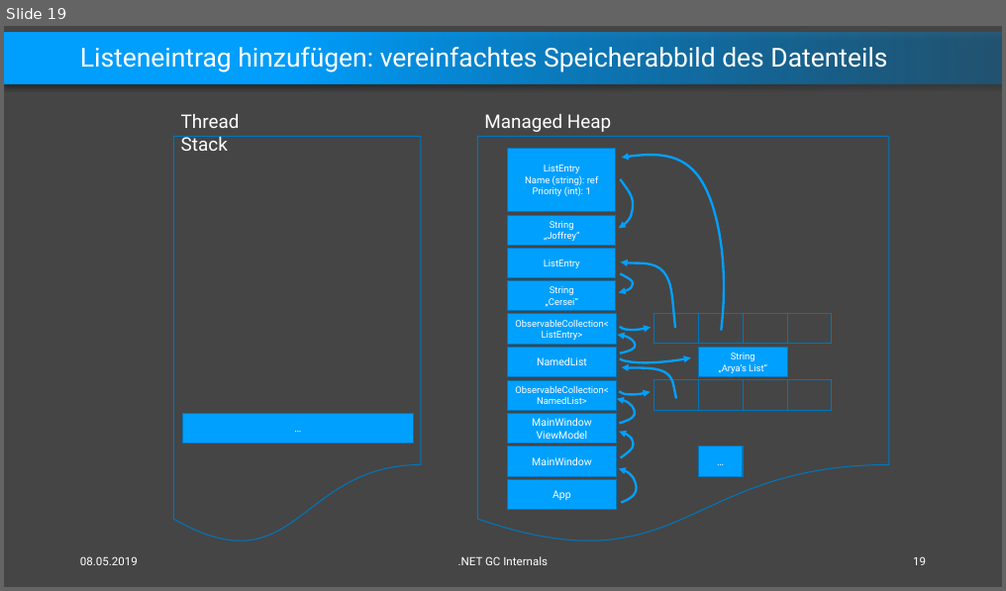
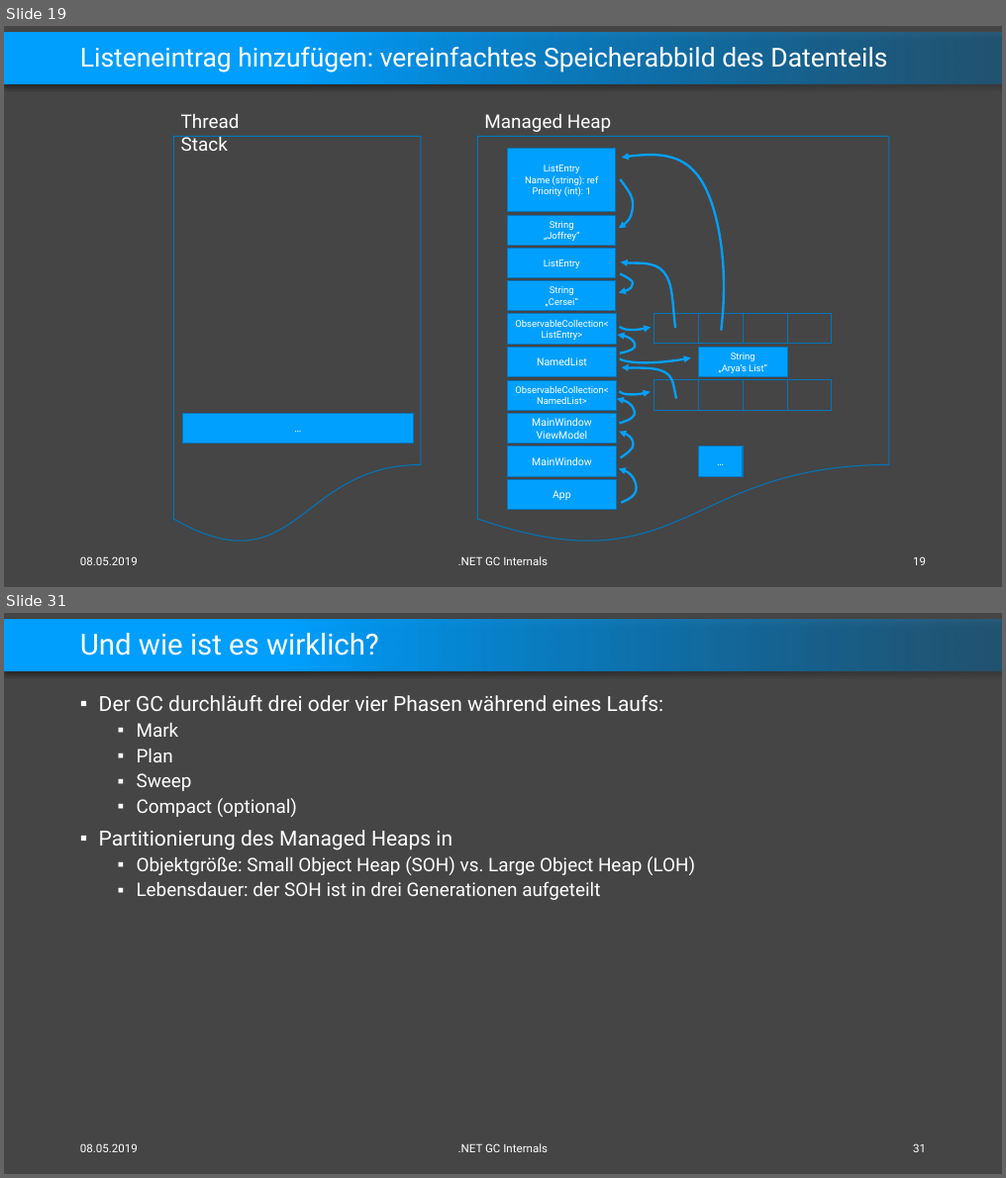
Before and after one commit to feO2x/DotnetGCInternals, a slide deck: Dotnet GC Internals.pptx. Shown one above the other, each under a label of ours: slide 19 before the commit, slides 19 and 31 after it; the slides between them are not shown. The pictures are 1006x591 and 1006x1178 pixels, drawn with LibreOffice and Linux fonts; fonts in the diff are those of the drawing. Boxes give left, top, right and bottom in pixels: in the first picture for what was removed or moved away, otherwise in the second. Text is boxed around its words. In the diff, an @@ line names an element or a change of style, - is before the commit and + after.

```diff
--- a/Dotnet GC Internals.pptx
+++ b/Dotnet GC Internals.pptx
@@ slide 31 added at (x1=4, y1=613, x2=1002, y2=1174), background #454545; not listed: 1 template element that a slide beside it also shows @@
@@ title added at (x1=80, y1=633, x2=379, y2=656), 28 pt, text #FFFFFF @@
+Und wie ist es wirklich?
@@ text added at (x1=99, y1=695, x2=695, y2=900), 18 pt, text #FFFFFF @@
+▪ Der GC durchläuft drei oder vier Phasen während eines Laufs:
+  ▪ Mark
+  ▪ Plan
+  ▪ Sweep
+  ▪ Compact (optional)
+▪ Partitionierung des Managed Heaps in
+  ▪ Objektgröße: Small Object Heap (SOH) vs. Large Object Heap (LOH)
+  ▪ Lebensdauer: der SOH ist in drei Generationen aufgeteilt
@@ text added at (x1=80, y1=1144, x2=138, y2=1153), 11 pt, text #FFFFFF @@
+08.05.2019
@@ text added at (x1=458, y1=1144, x2=548, y2=1153), 11 pt, text #FFFFFF @@
+.NET GC Internals
@@ page number added at (x1=913, y1=1144, x2=926, y2=1153), 11 pt, text #FFFFFF @@
+31
```
Also in this commit, not shown: 12 other slides added.
